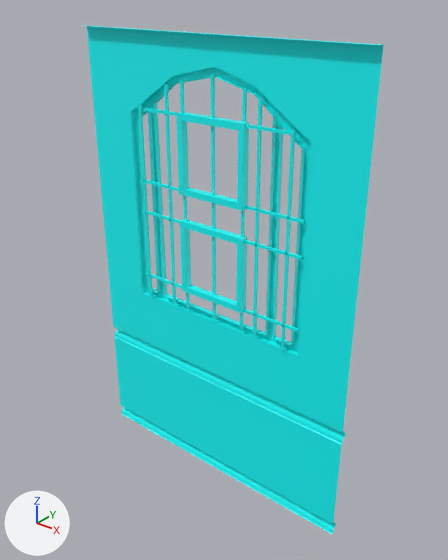
The FBX model Eternus/Assets/Scenes/Levels/floor_3/Meshes/SetoModWallWindow.fbx as it was, and as the next commit left it.
One viewpoint serves both versions: a 50 mm camera at (-16.26, -7.02, 3.91) aimed at (-18.91, -3.71, 1.86). The axes (+X, +Y, +Z) are drawn at lower left. The lights are the same throughout. Where no turn or scale is listed for an object, it has been applied to the vertices.

Names of what the first picture shows: 'ModWallWindow'.
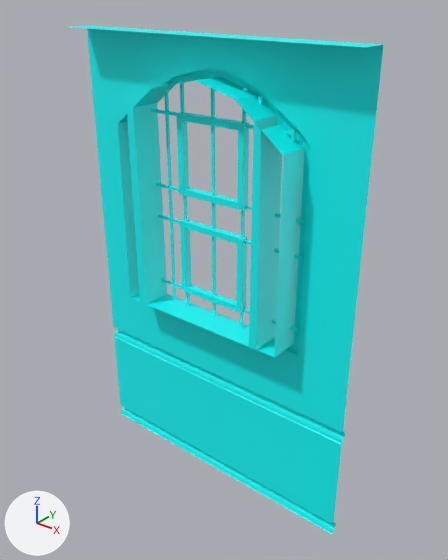
The newer file is also turned or shifted as a whole; pictures and numbers use the older file's frame.

What changed in the scene script:
```text
Change me_mesh:
    used by ob_modwallwindow; location = (-19.0, -3.749, 1.799)
    remove me_mesh.from_pydata(...)  # 696 vertices, 596 faces; spans x -1.2..1.2, y -0.05..0.05, z -1.8..1.8
    add me_mesh.from_pydata(...)  # 696 vertices, 598 faces; spans x -1.2..1.2, y -0.2..0.05, z -1.8..1.8
    me_mesh part 1
    24 vertices in x -0.71..0.73, y 0.0, z -0.25..1.54 move by (0.0, -0.2, 0.0)
    17 vertices in x -1.2..1.2, y -0.05, z 1.8 move by (0.0, -0.15, 0.0)
    9 vertices in x -0.34..0.36, y 0.0..0.04, z 1.51..1.61 move by (0.0, 0.0, -0.01)
    6 vertices move from x -0.79..0.8, y 0.0..0.04, z 1.22..1.23 to x -0.77..0.78, y 0.0..0.04, z 1.21..1.22
    2 new faces join them
```

Boxes (x1, y1, x2, y2) around the edits, measured in the pictures (448 x 560 px):
'ModWallWindow', reshaped: before (86, 25, 383, 534); after (71, 25, 383, 534)
part 1 of me_mesh, built on: before (86, 25, 383, 345); after (71, 25, 383, 358)
